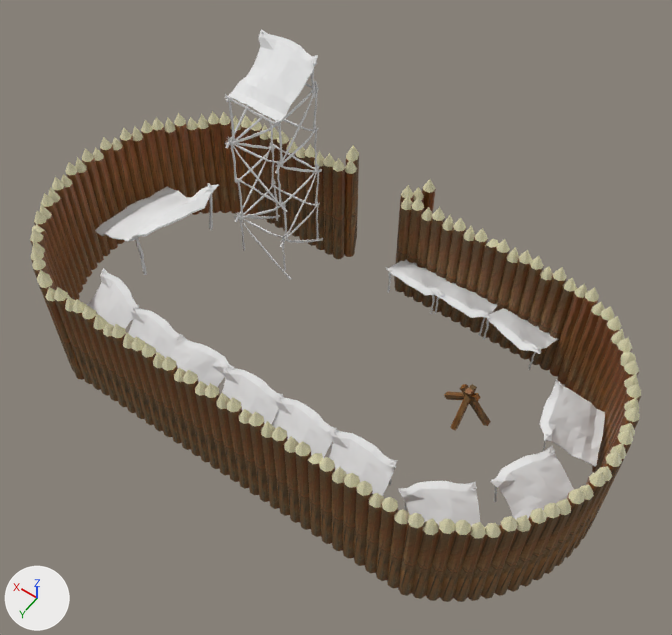
What one commit did to the Blender file Assets/Project Assets/Structures/Tent.blend.
Before and after are seen from a 50 mm camera at (-11.3, 15.9, 25.6) aimed at (-0.8, 1.3, 2.6). Every picture has the same lights, and +X, +Y and +Z are marked at lower left.

The older version as bpy lines, for what is in view:
```python
ob_cube_005 = bpy.data.objects.new('Cube.005', me_cube_005)
ob_cube_005.location = (4.15, -2.43, 0.6)
ob_cube_005.rotation_euler = (0.0, 0.0, -3.063)  # degrees (0, 0, -175)
ob_cube_005.scale = (1.86, 1.86, 1.86)
ob_cube_006 = bpy.data.objects.new('Cube.006', me_cube_006)
ob_cube_006.location = (-1.65, -2.5, 0.6)
ob_cube_006.rotation_euler = (0.0, 0.0, -3.063)  # degrees (0, 0, -175)
ob_cube_006.scale = (1.86, 1.86, 1.86)
ob_cube_007 = bpy.data.objects.new('Cube.007', me_cube_007)
ob_cube_007.location = (-3.36, -2.57, 0.6)
ob_cube_007.rotation_euler = (0.0, 0.0, -3.063)  # degrees (0, 0, -175)
ob_cube_007.scale = (1.86, 1.86, 1.86)
ob_cube_010 = bpy.data.objects.new('Cube.010', me_cube_010)
ob_cube_010.location = (6.19, 4.35, 0.6)
ob_cube_010.rotation_euler = (0.0, 0.0, -6.512)  # degrees (0, 0, 347)
ob_cube_010.scale = (1.86, 1.86, 1.86)
ob_cube_011 = bpy.data.objects.new('Cube.011', me_cube_011)
ob_cube_011.location = (-5.46, -2.48, 0.6)
ob_cube_011.rotation_euler = (0.0, 0.0, -3.266)  # degrees (0, 0, -187)
ob_cube_011.scale = (1.86, 1.86, 1.86)
ob_cylinder_000 = bpy.data.objects.new('Cylinder.000', me_cylinder_003)
ob_cylinder_000.location = (-0.09, 6.02, -1.24)
ob_cylinder_000.rotation_euler = (0.0, 0.0, 3.142)  # degrees (0, 0, 180)
ob_cylinder_000.scale = (2.31, 2.31, 2.31)
ob_cylinder_001 = bpy.data.objects.new('Cylinder.001', me_cylinder_004)
ob_cylinder_001.location = (-10.16, 1.19, -1.24)
ob_cylinder_001.rotation_euler = (0.0, 0.0, 4.712)  # degrees (0, 0, 270)
ob_cylinder_001.scale = (2.31, 2.31, 2.31)
ob_cylinder_003 = bpy.data.objects.new('Cylinder.003', me_cylinder_005)
ob_cylinder_003.location = (-0.08, -3.64, -1.24)
ob_cylinder_003.rotation_euler = (0.0, 0.0, 3.142)  # degrees (0, 0, 180)
ob_cylinder_003.scale = (2.31, 2.31, 2.31)
ob_cylinder_004 = bpy.data.objects.new('Cylinder.004', me_cylinder_006)
ob_cylinder_004.location = (-0.08, -3.64, -1.24)
ob_cylinder_004.rotation_euler = (0.0, 0.0, 3.142)  # degrees (0, 0, 180)
ob_cylinder_004.scale = (2.31, 2.31, 2.31)
# also in view: 'Cylinder.002' at (8.3, 1.3, 1.3); 'Cube.013' at (-8.8, 2.3, 1.3); 'Cube.009' at (4.2, 5.0, 1.1); 'Cube.015' at (4.0, -2.2, 7.5); 'Cube.008' at (2.1, 5.0, 1.1)
```
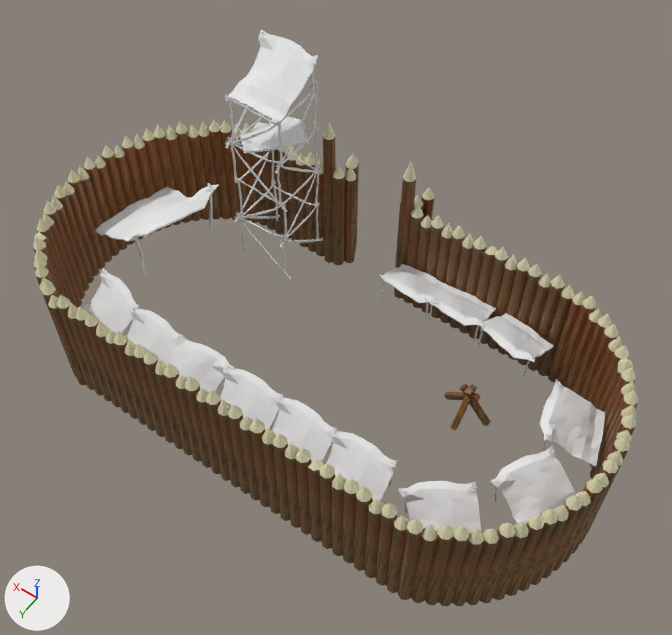
Scene script edits in JSON lines:
```json
{"block": "me_cube_005", "where": "# used by ob_cube_005; location = (4.15, -2.43, 0.6); rotation_euler = (0.0, 0.0, -3.063), in degrees (0, 0, -175); scale = (1.86, 1.86, 1.86)"}
{"op": "remove", "block": "me_cube_005", "code": "me_cube_005.from_pydata(...)  # 2416 vertices, 2328 faces; spans x -0.63..0.7, y -0.96..0.46, z -0.44..3.56"}
{"op": "add", "block": "me_cube_005", "code": "me_cube_005.from_pydata(...)  # 2466 vertices, 2376 faces; spans x -0.63..0.72, y -0.96..0.46, z -0.44..3.56"}
{"block": "me_cube_005", "change": "me_cube_005 part 1: a new loose piece of 50 vertices spanning x -0.49..0.72, y -0.88..0.29, z 2.47..2.63, in mat_tent (white #e7e7e7)"}
{"block": "me_cylinder_005", "where": "me_cylinder_005.from_pydata(...)  # 650 vertices, 650 faces; spans x -2.81..2.81, y -0.09..0.09, z 0.02..2.19"}
{"block": "me_cylinder_005", "where": "# used by ob_cylinder_003; location = (-0.08, -3.64, -1.24); rotation_euler = (0.0, 0.0, 3.142), in degrees (0, 0, 180); scale = (2.31, 2.31, 2.31)"}
{"block": "me_cylinder_005", "change": "me_cylinder_005 part 2: the loose piece of 25 vertices spanning x -1.41..-1.23, y -0.09..0.09, z 0.02..2.19 is scaled about its middle by (1, 1, 1.37), then moved by (0.0, 0.0, 0.35)"}
{"block": "me_cylinder_005", "change": "me_cylinder_005 part 3: the loose piece of 25 vertices spanning x 0.0..0.18, y -0.09..0.09, z 0.02..2.14 is scaled about the mesh origin by (1, 1, 1.38)"}
{"op": "set", "path": "ob_cylinder_004.location", "old": "(-0.08, -3.64, -1.24)", "new": "(-0.08, -3.64, -1.6)"}
{"op": "set", "path": "ob_cube_011.location", "old": "(-5.46, -2.48, 0.6)", "new": "(-5.46, -2.08, 0.6)"}
{"op": "set", "path": "ob_cube_007.location", "old": "(-3.36, -2.57, 0.6)", "new": "(-3.36, -2.17, 0.6)"}
{"op": "set", "path": "ob_cube_006.location", "old": "(-1.65, -2.5, 0.6)", "new": "(-1.65, -2.11, 0.6)"}
{"op": "set", "path": "ob_cylinder_003.location", "old": "(-0.08, -3.64, -1.24)", "new": "(-0.08, -3.64, -1.6)"}
{"op": "set", "path": "ob_cylinder_001.location", "old": "(-10.16, 1.19, -1.24)", "new": "(-10.16, 1.19, -1.6)"}
{"op": "set", "path": "ob_cylinder_000.location", "old": "(-0.09, 6.02, -1.24)", "new": "(-0.09, 6.02, -1.6)"}
{"op": "set", "path": "ob_cylinder_002.location", "old": "(9.98, 1.26, -1.24)", "new": "(9.98, 1.26, -1.6)"}
```

Pixel boxes [x1, y1, x2, y2] of what changed, in the pictures (672 x 635 px; the box of a moved part takes in the faces that stretch with it):
```json
{"object": "Cylinder.000", "change": "moved", "before": [54, 287, 410, 588], "after": [57, 294, 409, 593]}
{"object": "Cylinder.001", "change": "moved", "before": [398, 284, 641, 602], "after": [398, 291, 638, 606]}
{"object": "Cylinder.003", "change": "reshaped, moved", "before": [251, 117, 577, 370], "after": [253, 123, 574, 376]}
{"object": "Cylinder.002", "change": "moved", "before": [30, 111, 258, 380], "after": [33, 119, 259, 385]}
{"object": "Cube.011", "change": "moved", "before": [483, 308, 558, 370], "after": [477, 313, 554, 378]}
{"object": "Cylinder.004", "change": "moved", "before": [344, 145, 436, 282], "after": [344, 153, 435, 267]}
{"object": "Cube.007", "change": "moved", "before": [430, 281, 497, 336], "after": [424, 285, 496, 343]}
{"object": "Cube.006", "change": "moved", "before": [386, 259, 448, 314], "after": [380, 264, 448, 321]}
{"part": 1, "of": "me_cube_005", "change": "added", "after": [240, 116, 309, 153]}
{"part": 2, "of": "me_cylinder_005", "change": "moved or reshaped", "before": [323, 154, 335, 255], "after": [323, 123, 335, 263]}
{"part": 3, "of": "me_cylinder_005", "change": "moved or reshaped", "before": [395, 195, 413, 292], "after": [394, 161, 416, 299]}
```
